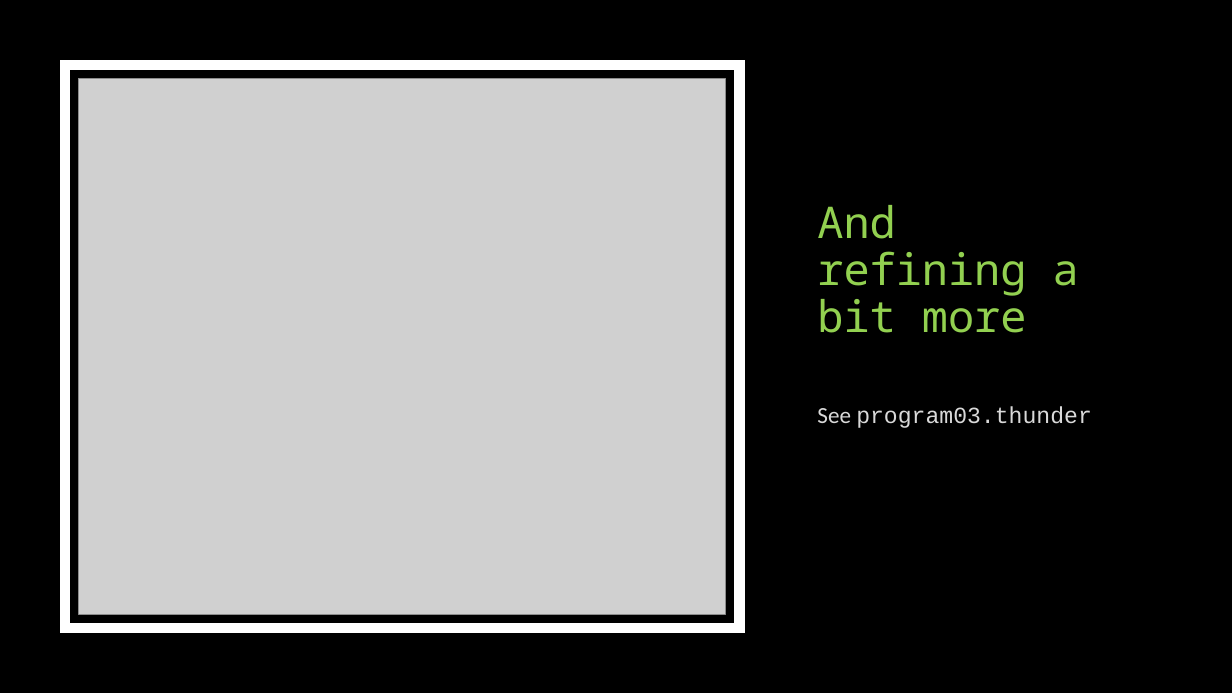
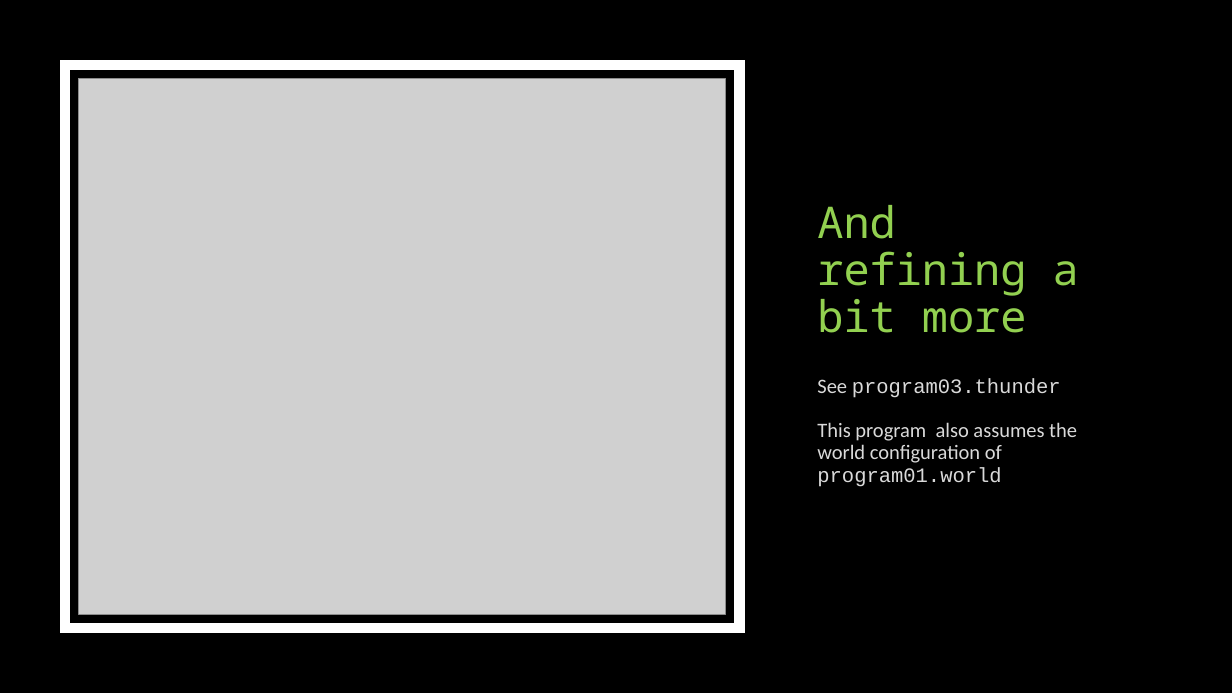
Before and after one commit to HHaiduk/thunder, a slide deck: slide 24 of Thunder_the_Robot.pptx (slide 20 before the commit). Drawn at 1232x693 pixels with LibreOffice and Linux fonts; fonts in the diff are those of the drawing; grey boxes stand for pictures. Boxes give left, top, right and bottom in pixels: in the first picture for what was removed or moved away, otherwise in the second. Text is boxed around its words. In the diff, an @@ line names an element or a change of style, - is before the commit and + after.

```diff
--- a/Thunder_the_Robot.pptx
+++ b/Thunder_the_Robot.pptx
@@ text at (817, 378, 1061, 398): size 18 to 16 pt in "See program03.thunder" @@
@@ text at (817, 422, 1077, 487): paragraph added @@
+This program also assumes the world configuration of program01.world
```
Also in this commit, not shown: 20 other slides changed, 9 slides added, 4 other files.
